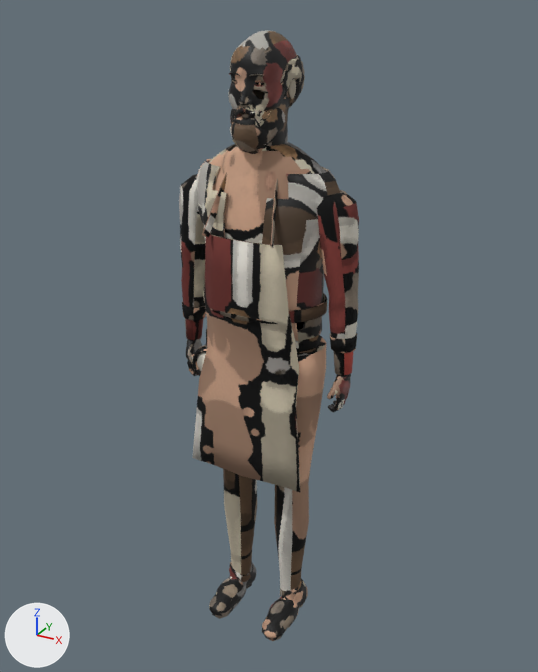
Two versions of the Blender file models/src/npc-innkeeper.blend, one commit apart.
Rendered twice from a camera (50 mm lens) standing at (0.966, -1.732, 1.849) and looking at (0.002, 0.021, 0.972). The axes (+X, +Y, +Z) are drawn at lower left. The lights are the same throughout. The first picture is the older version.

Objects in the first picture: 'NPC_Innkeeper'.
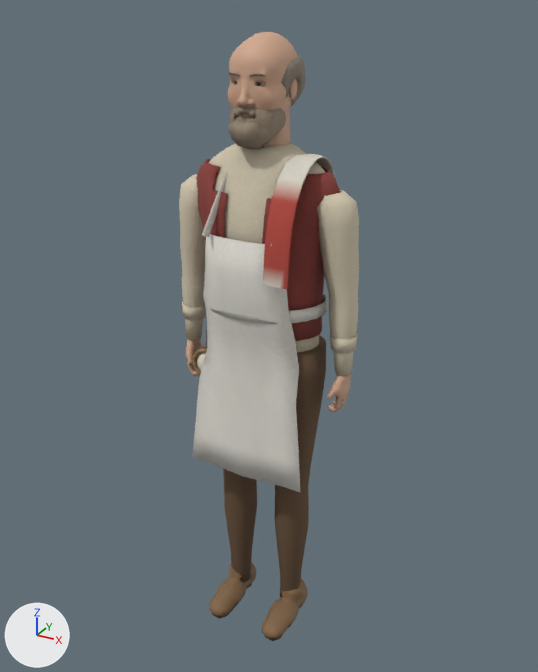
Changed parts and their boxes (x1, y1, x2, y2) in the pictures (538 x 672 px; the box of a moved part takes in the faces that stretch with it):
'NPC_Innkeeper', reshaped: before (179, 30, 359, 641); after (179, 32, 359, 641)
part 1 of me_innkeeper_mesh, added: after (263, 153, 335, 289)
part 2 of me_innkeeper_mesh, moved or reshaped: before (179, 30, 359, 596); after (179, 33, 359, 597)
part 3 of me_innkeeper_mesh, surface changed (lighter): (182, 68, 358, 641) in both
part 4 of me_innkeeper_mesh, recoloured: (196, 159, 340, 341) in both

Edits to the bpy script that builds the scene:
```text
Change me_innkeeper_mesh:
    used by ob_npc_innkeeper; location = (0.0, 0.0, 0.0)
    remove me_innkeeper_mesh.from_pydata(...)  # 11780 vertices, 14707 faces; spans x -0.28..0.28, y -0.17..0.13, z 0.0..1.8
    add me_innkeeper_mesh.from_pydata(...)  # 9714 vertices, 15216 faces; spans x -0.28..0.28, y -0.17..0.14, z 0.0..1.8
    me_innkeeper_mesh part 1: a new loose piece of 240 vertices spanning x 0.08..0.16, y -0.15..0.14, z 1.2..1.51, in mat_innkeeper_cloth
    me_innkeeper_mesh part 2: 1000 vertices moved within x -0.27..0.27, y -0.11..0.13, z 0.06..1.79; 3657 vertices removed from x -0.27..0.27, y -0.12..0.13, z 0.06..1.8; 1351 vertices added at x -0.28..0.28, y -0.12..0.13, z 0.06..1.79
    me_innkeeper_mesh part 3: 4312 kept faces spanning x -0.28..0.28, y -0.17..0.13, z 0.0..1.74 get new texture (UV) coordinates
    me_innkeeper_mesh part 4: 332 faces spanning x -0.22..0.22, y -0.13..0.12, z 1.02..1.47 switch from mat_innkeeper_leather to mat_innkeeper_cloth
```
